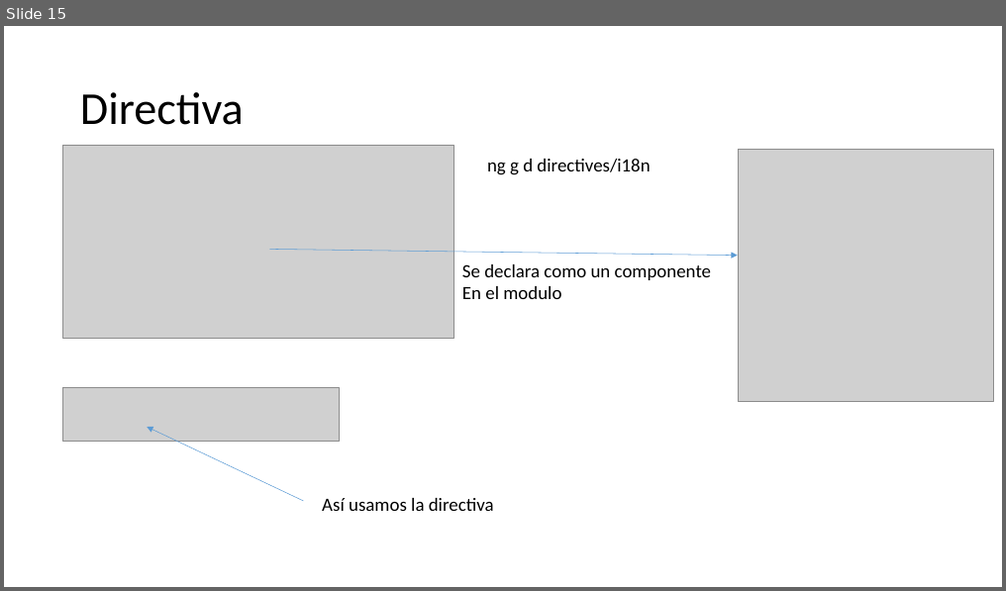
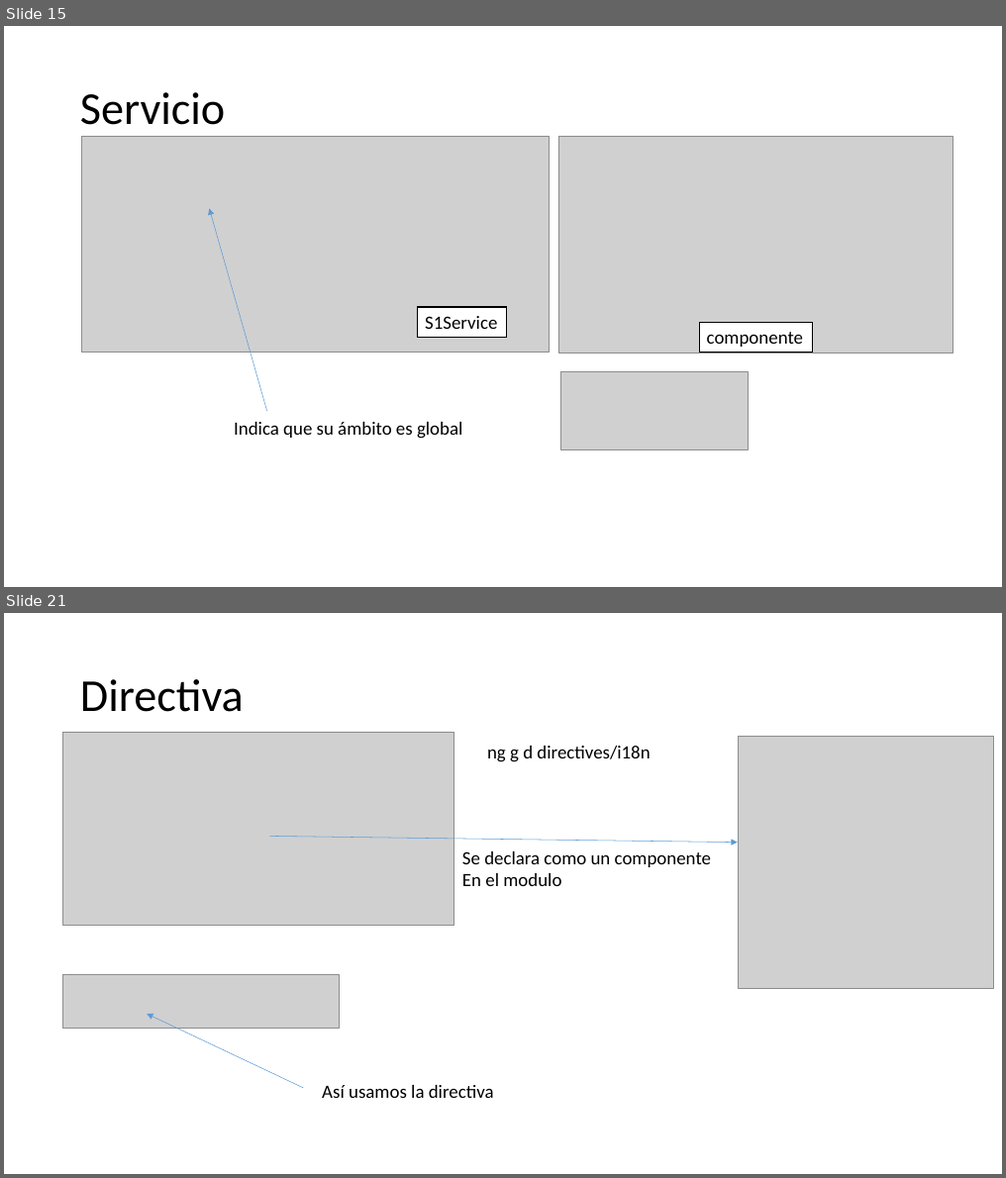
Before and after one commit to Jviejo/frontent, a slide deck: doc/pec3.pptx. Shown one above the other, each under a label of ours: slide 15 before the commit, slides 15 and 21 after it; the slides between them are not shown. The pictures are 1006x591 and 1006x1178 pixels, drawn with LibreOffice and Linux fonts; fonts in the diff are those of the drawing; grey boxes stand for pictures. Boxes give left, top, right and bottom in pixels: in the first picture for what was removed or moved away, otherwise in the second. Text is boxed around its words. In the diff, an @@ line names an element or a change of style, - is before the commit and + after.

Commit message:
servicio

```diff
--- a/doc/pec3.pptx
+++ b/doc/pec3.pptx
@@ slide 15 added at (x1=4, y1=26, x2=1002, y2=587), background #FFFFFF @@
@@ title added at (x1=80, y1=92, x2=225, y2=125), 44 pt, text #000000 @@
+Servicio
@@ picture added at (x1=82, y1=136, x2=549, y2=353) @@
@@ picture added at (x1=558, y1=136, x2=953, y2=354) @@
@@ arrow added from (266, 411) to (209, 209), #5B9BD5 0.5 pt @@
@@ rectangle added at (x1=418, y1=307, x2=506, y2=338), fill #FFFFFF, outline #000000 1 pt, 18 pt, text #000000 @@
+S1Service
@@ rectangle added at (x1=699, y1=322, x2=813, y2=353), fill #FFFFFF, outline #000000 1 pt, 18 pt, text #000000 @@
+componente
@@ picture added at (x1=561, y1=372, x2=748, y2=450) @@
@@ text added at (x1=234, y1=422, x2=462, y2=439), 18 pt, text #000000 @@
+Indica que su ámbito es global
@@ what was slide 15 is now slide 21 @@
```
Also in this commit, not shown: 5 other slides added, 15 other files.
